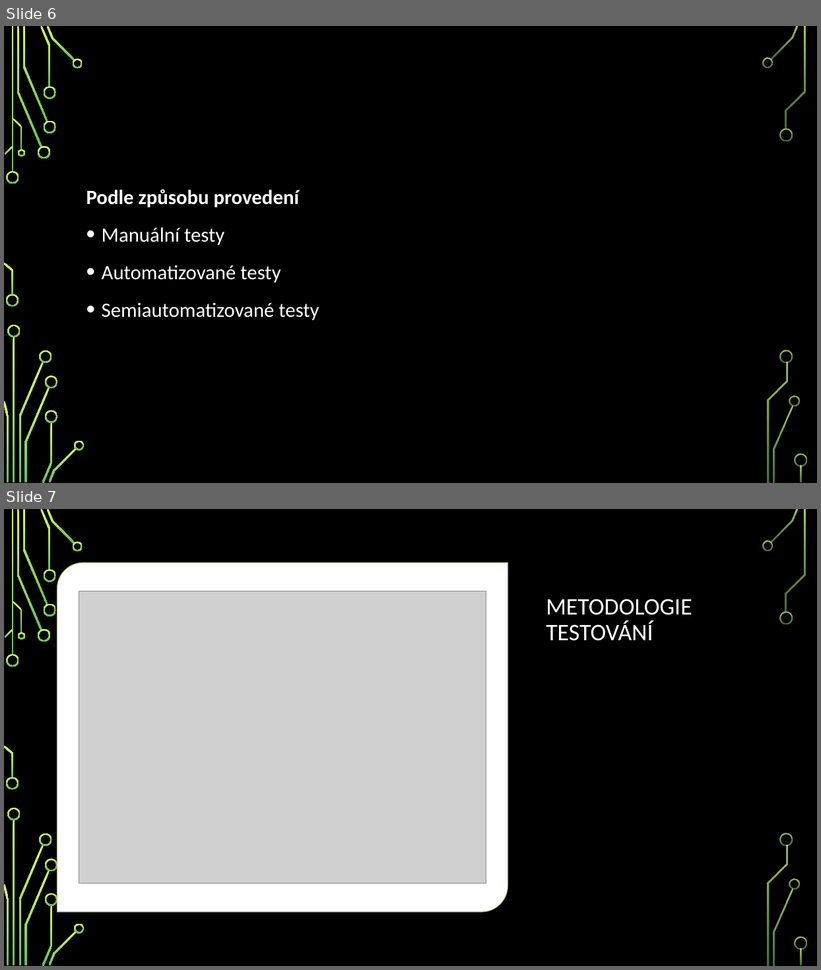
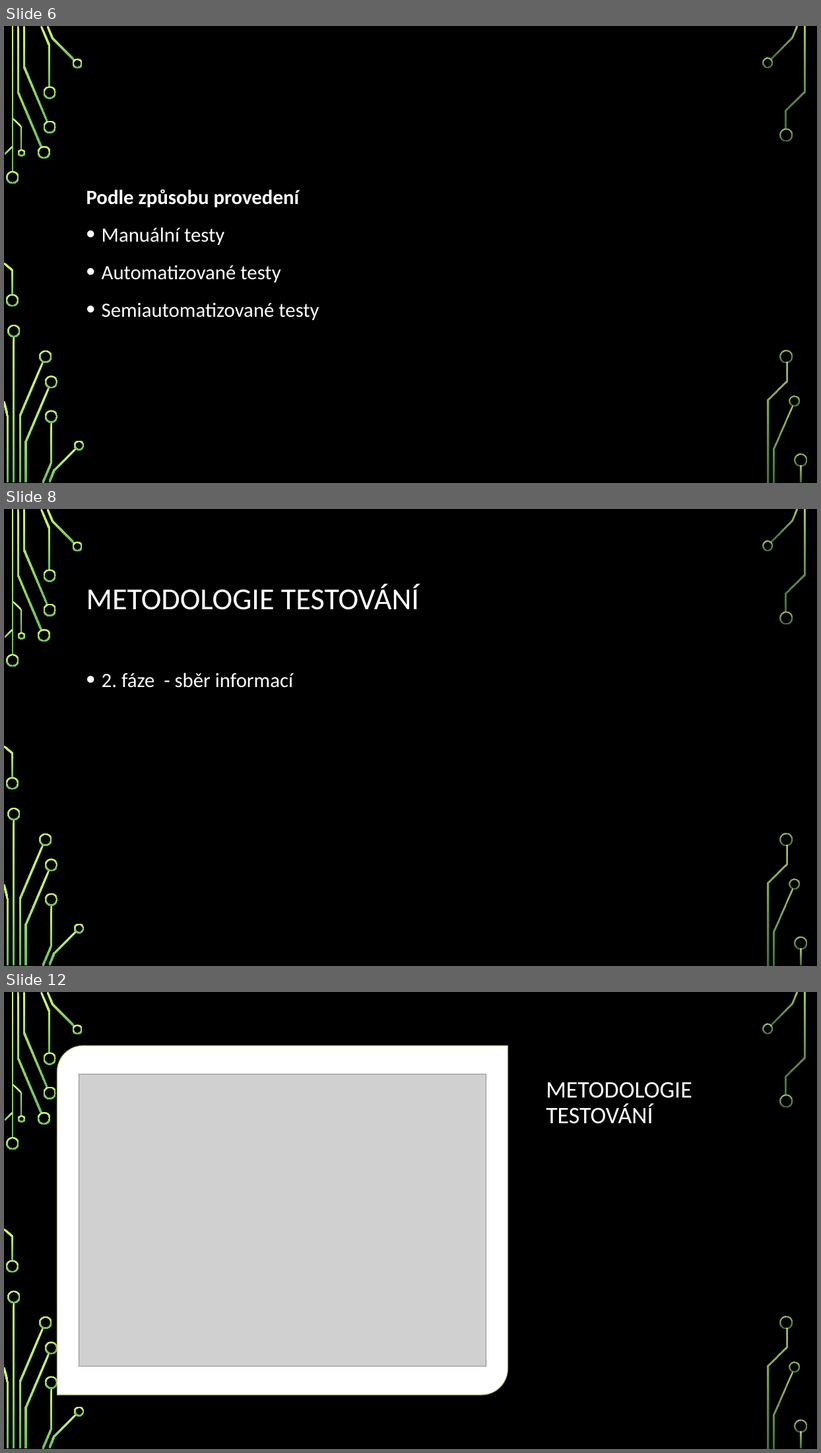
Before and after one commit to OpltFrantisek/BET-Seminarka, a slide deck: in progress/Ověření bezpečnosti.pptx. Shown one above the other, each under a label of ours: slides 6 and 7 before the commit, slides 6, 8 and 12 after it; the slides between them are not shown. The pictures are 821x970 and 821x1453 pixels, drawn with LibreOffice and Linux fonts; fonts in the diff are those of the drawing; grey boxes stand for pictures; background and template pictures are left out. Boxes give left, top, right and bottom in pixels: in the first picture for what was removed or moved away, otherwise in the second. Text is boxed around its words. In the diff, an @@ line names an element or a change of style, - is before the commit and + after.

```diff
--- a/in progress/Ověření bezpečnosti.pptx
+++ b/in progress/Ověření bezpečnosti.pptx
@@ slide 8 added at [4, 509, 817, 966], background picture (left out); not listed: 36 template elements that a slide beside it also shows @@
@@ title added at [86, 584, 419, 610], 36 pt, text #FFFFFF @@
+METODOLOGIE TESTOVÁNÍ
@@ text added at [102, 673, 293, 688], 24 pt, text #FFFFFF @@
+• 2. fáze - sběr informací
@@ what was slide 7 is now slide 12 @@
```
Also in this commit, not shown: 1 slide changed, 5 other slides added, 1 slide removed.
